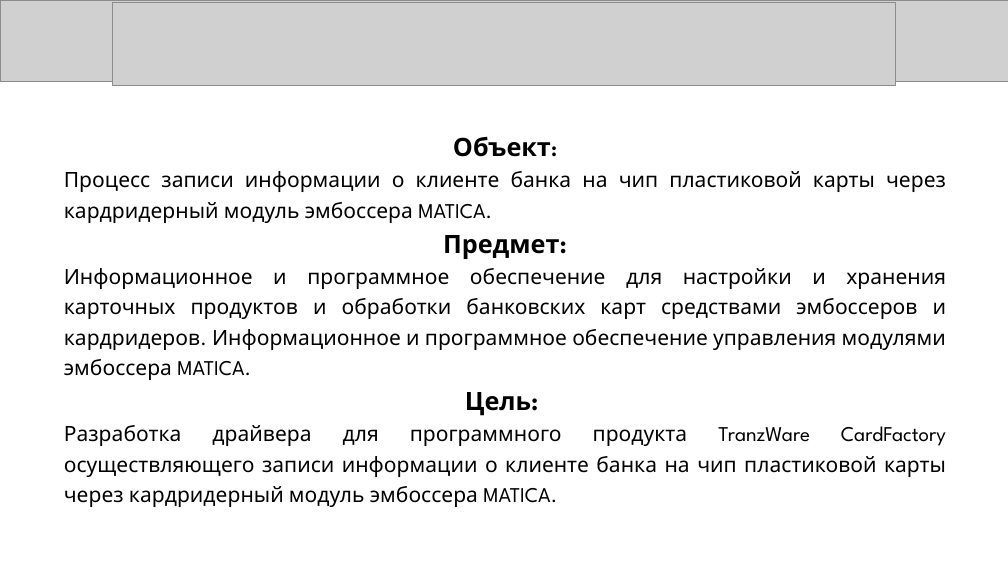
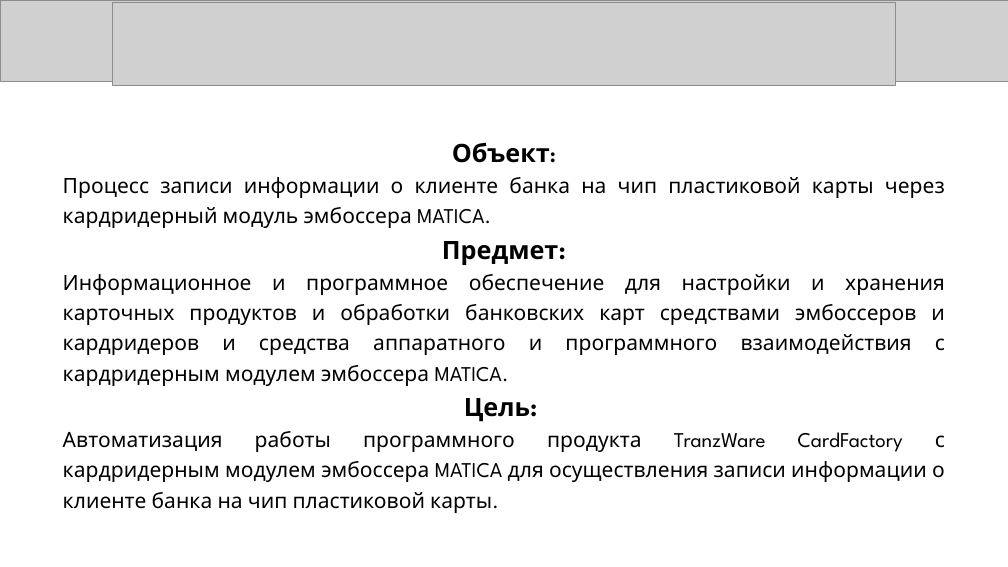
Before and after one commit to KonstantinShemyakin/Diplom, a slide deck: slide 4 of Presentation/NMSTU_Presentation.pptx (slide 2 before the commit). Drawn at 1008x567 pixels with LibreOffice and Linux fonts; fonts in the diff are those of the drawing; grey boxes stand for pictures. Boxes give left, top, right and bottom in pixels: in the first picture for what was removed or moved away, otherwise in the second. Text is boxed around its words. In the diff, an @@ line names an element or a change of style, - is before the commit and + after.

```diff
--- a/Presentation/NMSTU_Presentation.pptx
+++ b/Presentation/NMSTU_Presentation.pptx
@@ text at (63,274,945,386): text changed @@
-Информационное и программное обеспечение для настройки и хранения карточных продуктов и обработки банковских карт средствами эмбоссеров и кардридеров. Информационное и программное обеспечение управления модулями эмбоссера MATICA.
+Информационное и программное обеспечение для настройки и хранения карточных продуктов и обработки банковских карт средствами эмбоссеров и кардридеров и средства аппаратного и программного взаимодействия с кардридерным модулем эмбоссера MATICA.
@@ text at (63,431,945,513): text changed @@
-Разработка драйвера для программного продукта TranzWare CardFactory осуществляющего записи информации о клиенте банка на чип пластиковой карты через кардридерный модуль эмбоссера MATICA.
+Автоматизация работы программного продукта TranzWare CardFactory с кардридерным модулем эмбоссера MATICA для осуществления записи информации о клиенте банка на чип пластиковой карты.
```
Also in this commit, not shown: 3 other slides changed, 1 slide added, 1 other file.
